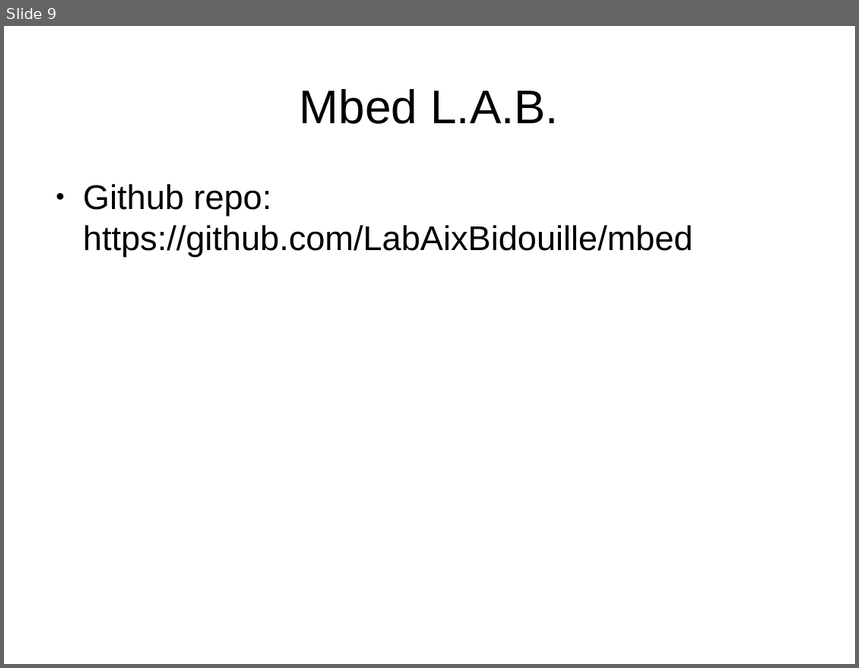
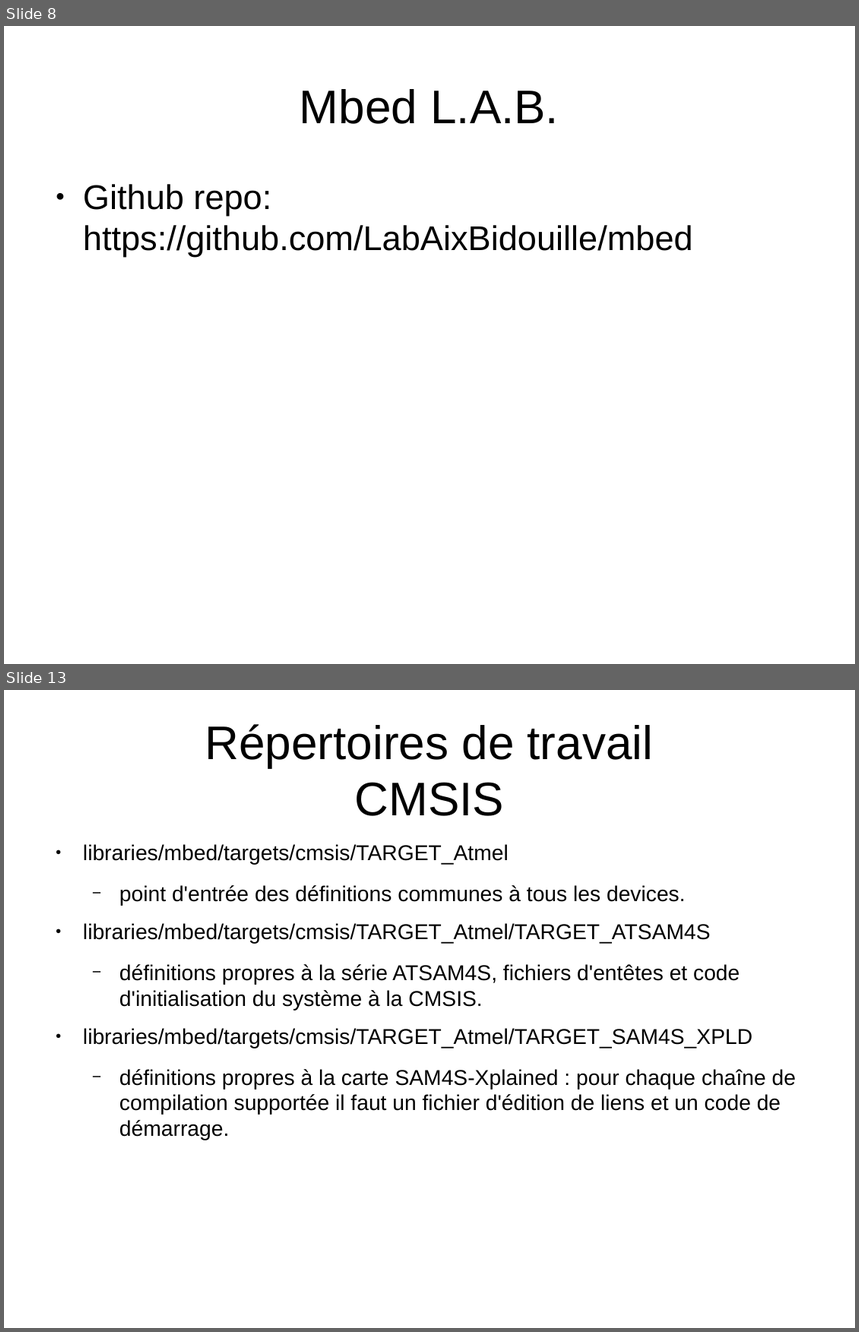
Before and after one commit to LabAixBidouille/EmbeddedTeam, a slide deck: how-to/how-to contribute to mbed.odp. Shown one above the other, each under a label of ours: slide 9 before the commit, slides 8 and 13 after it; the slides between them are not shown. The pictures are 859x668 and 859x1332 pixels, drawn with LibreOffice and Linux fonts; fonts in the diff are those of the drawing. Boxes give left, top, right and bottom in pixels: in the first picture for what was removed or moved away, otherwise in the second. Text is boxed around its words. In the diff, an @@ line names an element or a change of style, - is before the commit and + after.

Commit message:
[ET] Updating mbed how-to

```diff
--- a/how-to/how-to contribute to mbed.odp
+++ b/how-to/how-to contribute to mbed.odp
@@ slide 13 added at bbox=[4, 690, 855, 1328], background #FFFFFF @@
@@ title added at bbox=[205, 724, 653, 816], 44 pt, text #000000 @@
+Répertoires de travail
+CMSIS
@@ text added at bbox=[83, 844, 796, 1141], 20 pt, text #000000 @@
+● libraries/mbed/targets/cmsis/TARGET_Atmel
+  − point d'entrée des définitions communes à tous les devices.
+● libraries/mbed/targets/cmsis/TARGET_Atmel/TARGET_ATSAM4S
+  − définitions propres à la série ATSAM4S, fichiers d'entêtes et code d'initialisation du système à la CMSIS.
+● libraries/mbed/targets/cmsis/TARGET_Atmel/TARGET_SAM4S_XPLD
+  − définitions propres à la carte SAM4S-Xplained : pour chaque chaîne de compilation supportée il faut un fichier d'édition de liens et un code de démarrage.
@@ what was slide 9 is now slide 8 @@
```
Also in this commit, not shown: 6 slides changed, 1 other slide added.
